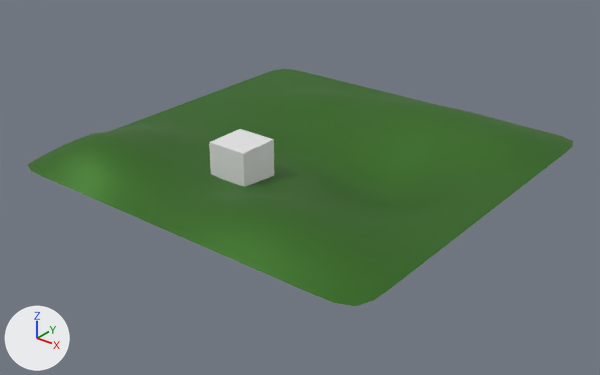
What one commit did to the glTF model assets/blueprints/ground.glb.
One viewpoint serves both versions: a camera (50 mm lens) standing at (93.9, -120.3, 66.1) and looking at (1.1, -4.2, -5.8). The axes (+X, +Y, +Z) are drawn at lower left. The lights are the same throughout. Where no turn or scale is listed for an object, it has been applied to the vertices.

Objects in the first picture: 'ground.001', 'ground.002'.
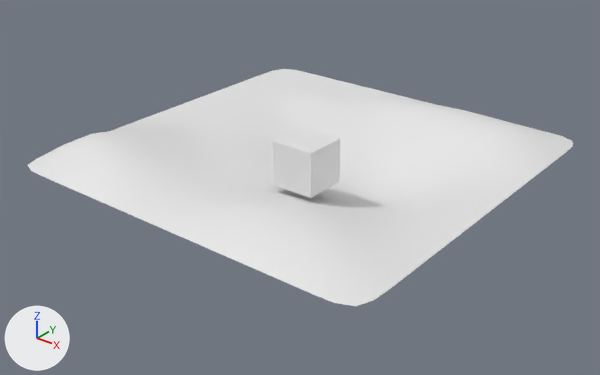
Pixel boxes (x1, y1, x2, y2) of what changed, in the pictures (600 x 375 px):
'ground.001', recoloured (green to white)
    both: (28, 69, 573, 306)
'ground.002', moved
    before: (209, 129, 274, 187)
    after: (273, 127, 340, 198)

Edits to the bpy script that builds the scene:
```text
Change me_plane_001:
    where me_plane_001.from_pydata(...)  # 441 vertices, 800 faces; spans x -40.0..40.0, y -40.0..40.0, z -6.0..5.5
    remove me_plane_001.materials.append(mat_ground)  # dark green #3d7526
Change ob_ground_002:
    ob_ground_002.location: (-2.9, -16.4, 2.9) -> (11.2, -15.0, 6.3)
```
